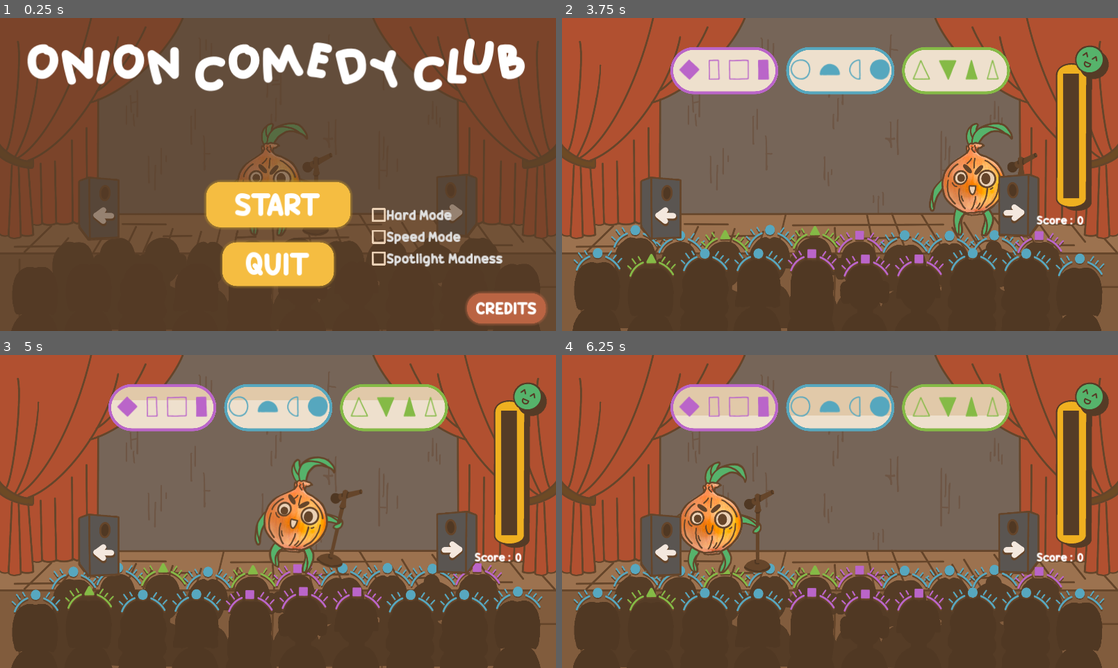
Above: before the commit, frames 1-4 (two rows, left to right).
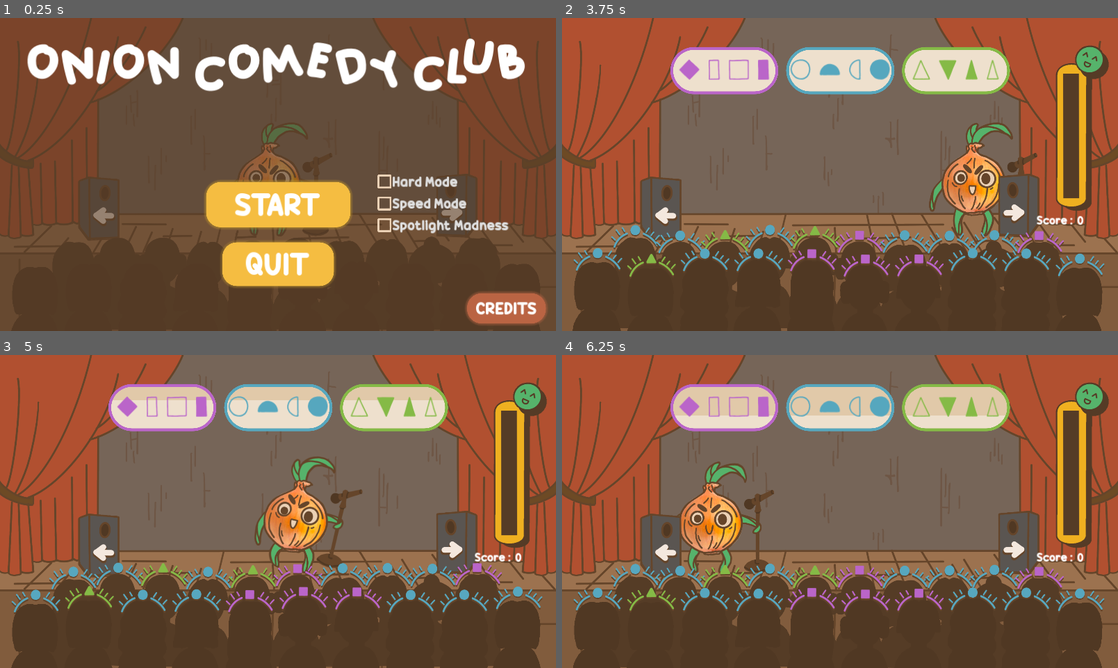
Above: after the commit, the same moments.

Repository: IridescenceFR/GlobalGameJam2024
Game: Godot game, scene res://Scenes/Main.tscn
Same seed, same stepped clock (60 frames per second), same inputs: the game is played once before the commit and once after it. Sound files missing from this copy of the repository are replaced by a short silence.
Inputs (mouse positions are in pixels of both pictures, inside the frame that each line leads up to):
- Up to frame 1 (0.25 s): no input
- Up to frame 2 (3.75 s): click "START" at 0.5 s; move the mouse to (962, 158) at 1.27 s; hold Right (move_right) 1.28-2.03 s; move the mouse to (728, 190) at 2.02 s; hold Left (move_left) 2.03-2.78 s; move the mouse to (895, 105) at 2.77 s; hold Right (move_right) from 2.78 s (still down); move the mouse to (812, 237) at 3.52 s
- Up to frame 3 (5 s): move the mouse to (444, 558) at 4.27 s; release Right (move_right) at 4.28 s; hold Left (move_left) from 4.28 s (still down)
- Up to frame 4 (6.25 s): keep holding Left (move_left); move the mouse to (673, 464) at 5.02 s; move the mouse to (867, 511) at 5.77 s

The runs differ from the first frame. In frame 1, 2.4% of the frame differs, in the area x 66-92%, y 50-80%; in frame 2, less than 0.1%; in frame 3, 0.1%; in frame 4, 0.2%.

Commit message:
hotfix passage des spectateur au premier plan

Diff:
--- a/Scenes/hud.tscn
+++ b/Scenes/hud.tscn
@@ -95,10 +95,10 @@
 texture = ExtResource("2_lyrk3")
 
 [node name="Difficulties" parent="." instance=ExtResource("3_1r5tv")]
-offset_left = 1280.0
-offset_top = 643.0
-offset_right = -170.0
-offset_bottom = -221.0
+offset_left = 1300.0
+offset_top = 528.0
+offset_right = -150.0
+offset_bottom = -336.0
 
 [node name="Credits" type="RichTextLabel" parent="."]
 visible = false
--- a/Spectateur/Spectator.tscn
+++ b/Spectateur/Spectator.tscn
@@ -4,7 +4,7 @@
 [ext_resource type="Texture2D" uid="uid://bu18gg7lwj41s" path="res://Spectateur/Sprites/Spectateur1.png" id="2_1dyp0"]
 
 [node name="Spectator" type="Node2D"]
-z_index = 1
+z_index = 5
 script = ExtResource("1_5uy1o")
 idleSpeed = 20.0
 idleRange = 10
